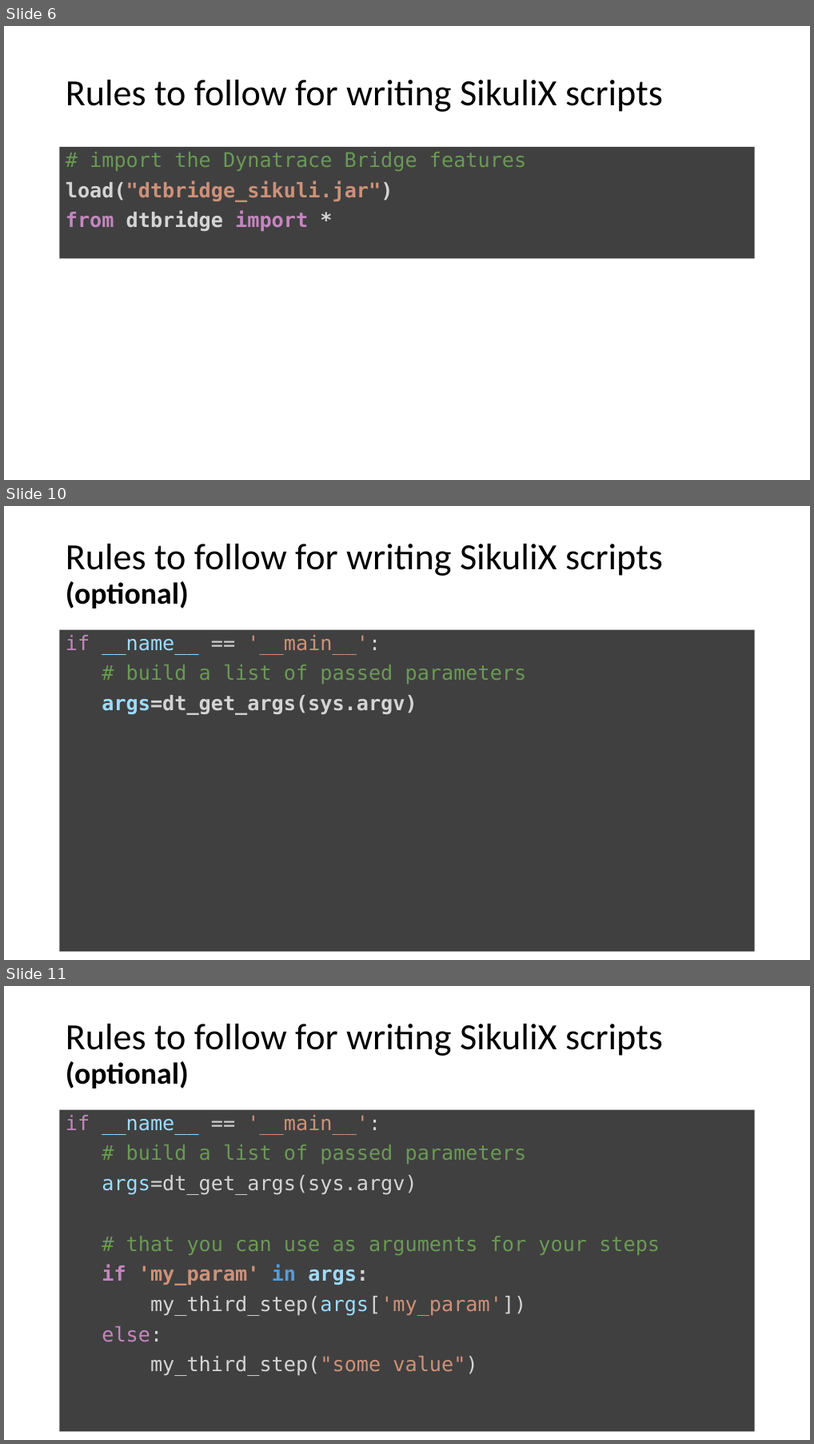
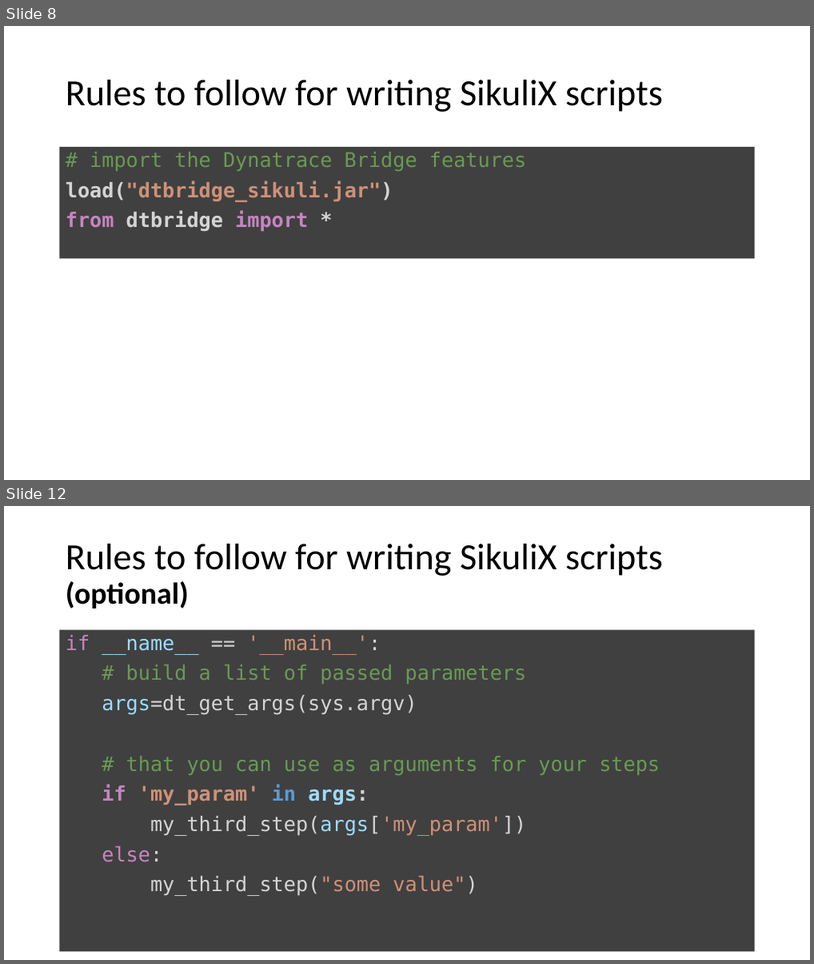
Before and after one commit to LO-RAN/dt_sikulix_bridge, a slide deck: documentation/dt_sikulix_bridge.pptx. Shown one above the other, each under a label of ours: slides 6, 10 and 11 before the commit, slides 8 and 12 after it; the slides between them are not shown. The pictures are 814x1444 and 814x964 pixels, drawn with LibreOffice and Linux fonts; fonts in the diff are those of the drawing. Boxes give left, top, right and bottom in pixels: in the first picture for what was removed or moved away, otherwise in the second. Text is boxed around its words. In the diff, an @@ line names an element or a change of style, - is before the commit and + after.

```diff
--- a/documentation/dt_sikulix_bridge.pptx
+++ b/documentation/dt_sikulix_bridge.pptx
@@ slide 10 removed at (4, 506, 810, 960), background #FFFFFF @@
@@ title removed at (66, 544, 663, 608) @@
-Rules to follow for writing SikuliX scripts
-(optional)
@@ text removed at (60, 630, 755, 952) @@
-if __name__ == '__main__':
-# build a list of passed parameters
-args=dt_get_args(sys.argv)
@@ what was slide 6 is now slide 8 @@
@@ what was slide 11 is now slide 12 @@
```
Also in this commit, not shown: 10 slides changed, 2 slides added, 3 other slides removed.
